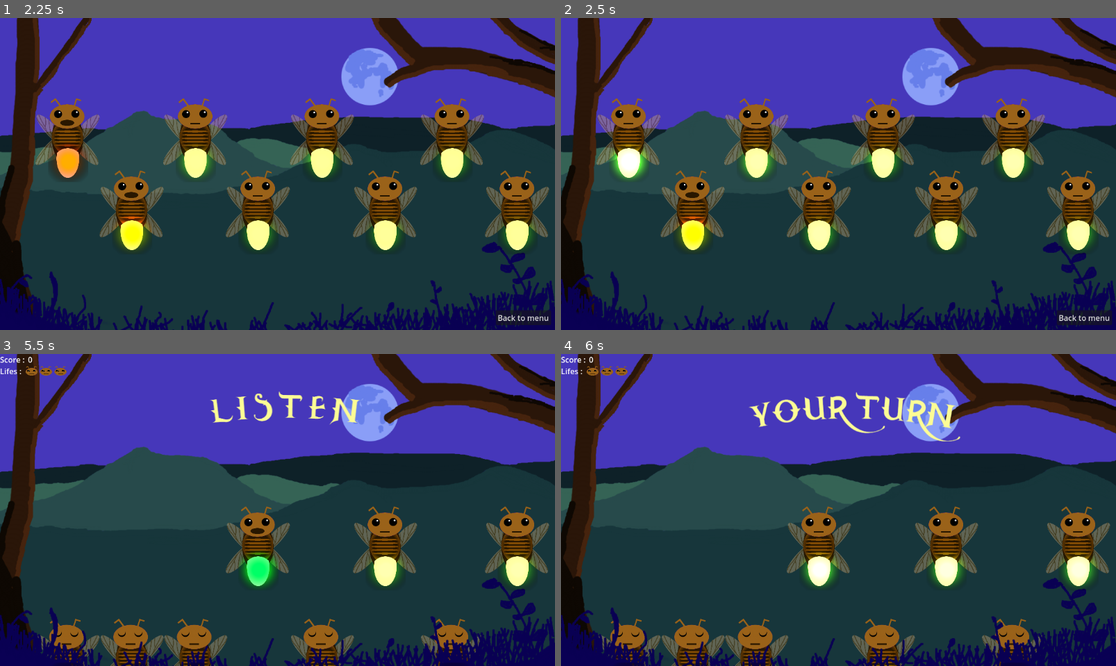
Above: before the commit, frames 1-4 (two rows, left to right).
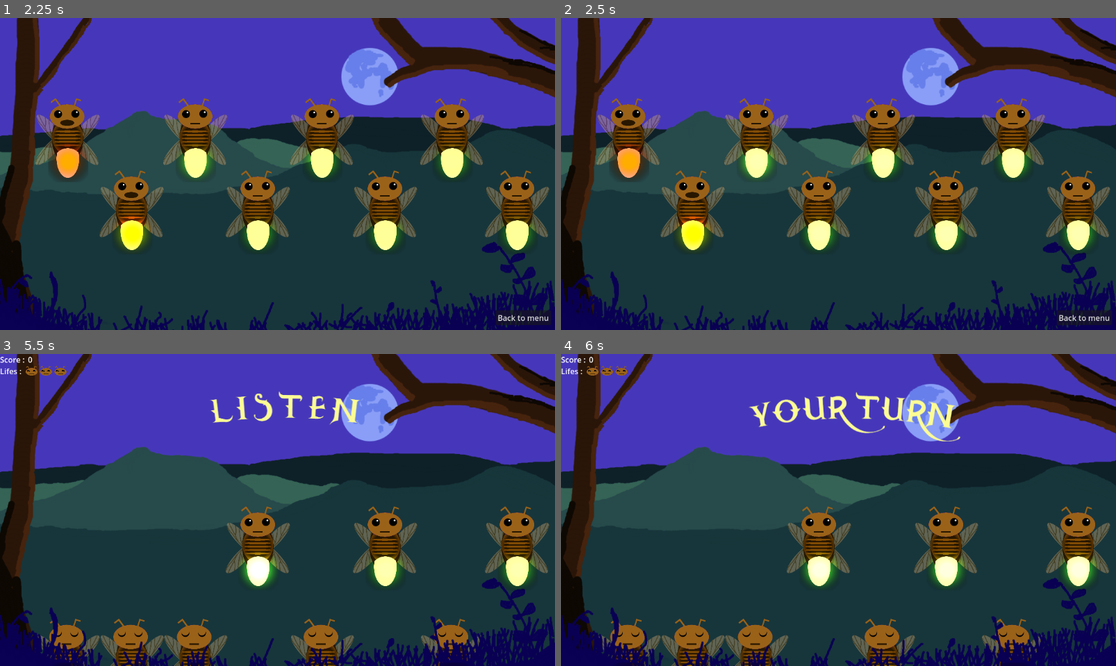
Above: after the commit, the same moments.

Repository: Kaijiro/ld56
Game: Godot game, scene res://scenes/menu.tscn
The game is run twice, just before and just after one commit, with the same random seed, the same clock (stepped at 60 frames per second) and the same inputs. Sound files missing from this copy of the repository are replaced by a short silence.
Inputs (mouse positions are in pixels of both pictures, inside the frame that each line leads up to):
- Up to frame 1 (2.25 s): click "Creative mode" at 0.5 s; move the mouse to (66, 180) at 1.27 s; click (66, 180) at 1.35 s; move the mouse to (133, 214) at 2.02 s; click (133, 214) at 2.1 s
- Up to frame 2 (2.5 s): no input
- Up to frame 3 (5.5 s): click "Back to menu" at 2.75 s; click "Classic mode" at 3.5 s; move the mouse to (66, 662) at 4.27 s; click (66, 662) at 4.35 s; move the mouse to (133, 662) at 5.02 s; click (133, 662) at 5.1 s
- Up to frame 4 (6 s): move the mouse to (755, 662) at 5.77 s; click (755, 662) at 5.85 s

Frame 1 is identical in both runs. In frame 2, 0.8% of the frame differs, in the area x 8-16%, y 25-53%; in frame 3, 0.6%; in frame 4, less than 0.1%.

Commit message:
Change sounds pitch and resort them

Diff:
--- a/scenes/creative.tscn
+++ b/scenes/creative.tscn
@@ -32,6 +32,7 @@
 singing_light = Color(0.490196, 0.113725, 0, 1)
 id = 1
 note = ExtResource("4_d3api")
+note_pitch = 0.85
 
 [node name="Firefly2" parent="." instance=ExtResource("3_kdrq5")]
 position = Vector2(180, 561)
@@ -39,6 +40,7 @@
 singing_light = Color(1, 0.583333, 0, 1)
 id = 2
 note = ExtResource("5_4i72a")
+note_pitch = 0.925
 awake_height = 300
 
 [node name="Firefly3" parent="." instance=ExtResource("3_kdrq5")]
@@ -54,6 +56,7 @@
 singing_light = Color(0, 1, 0.0666666, 1)
 id = 4
 note = ExtResource("7_vpkix")
+note_pitch = 1.333
 awake_height = 300
 
 [node name="Firefly5" parent="." instance=ExtResource("3_kdrq5")]
@@ -61,14 +64,16 @@
 scale = Vector2(0.69, 0.69)
 singing_light = Color(0.0261, 0.574635, 0.87, 1)
 id = 5
-note = ExtResource("8_1f2fb")
+note = ExtResource("9_utsai")
+note_pitch = 1.4
 
 [node name="Firefly6" parent="." instance=ExtResource("3_kdrq5")]
 position = Vector2(706, 561)
 scale = Vector2(0.69, 0.69)
 singing_light = Color(0.00937953, 0.168305, 1, 1)
 id = 6
-note = ExtResource("9_utsai")
+note = ExtResource("10_whf1r")
+note_pitch = 1.3
 awake_height = 300
 
 [node name="Firefly7" parent="." instance=ExtResource("3_kdrq5")]
@@ -76,7 +81,8 @@
 scale = Vector2(0.69, 0.69)
 singing_light = Color(0.28945, 0.145349, 0.840661, 1)
 id = 7
-note = ExtResource("10_whf1r")
+note = ExtResource("8_1f2fb")
+note_pitch = 1.4
 
 [node name="Firefly8" parent="." instance=ExtResource("3_kdrq5")]
 position = Vector2(980, 561)
@@ -84,6 +90,7 @@
 singing_light = Color(0.466226, 0.0172693, 0.503273, 1)
 id = 8
 note = ExtResource("11_n0rrx")
+note_pitch = 1.5
 awake_height = 300
 
 [node name="Foreground" type="Sprite2D" parent="."]
--- a/scenes/ld_56.tscn
+++ b/scenes/ld_56.tscn
@@ -32,6 +32,7 @@
 singing_light = Color(0.490196, 0.113725, 0, 1)
 id = 1
 note = ExtResource("8_526nx")
+note_pitch = 0.85
 
 [node name="Firefly2" parent="." instance=ExtResource("1_84c6k")]
 position = Vector2(180, 561)
@@ -39,6 +40,7 @@
 singing_light = Color(1, 0.583333, 0, 1)
 id = 2
 note = ExtResource("5_0a1n4")
+note_pitch = 0.925
 awake_height = 300
 
 [node name="Firefly3" parent="." instance=ExtResource("1_84c6k")]
@@ -54,6 +56,7 @@
 singing_light = Color(0, 1, 0.0666666, 1)
 id = 4
 note = ExtResource("4_rlsal")
+note_pitch = 1.333
 awake_height = 300
 
 [node name="Firefly5" parent="." instance=ExtResource("1_84c6k")]
@@ -61,14 +64,16 @@
 scale = Vector2(0.69, 0.69)
 singing_light = Color(0.0261, 0.574635, 0.87, 1)
 id = 5
-note = ExtResource("10_1vffv")
+note = ExtResource("9_8woft")
+note_pitch = 1.4
 
 [node name="Firefly6" parent="." instance=ExtResource("1_84c6k")]
 position = Vector2(706, 561)
 scale = Vector2(0.69, 0.69)
 singing_light = Color(0.00937953, 0.168305, 1, 1)
 id = 6
-note = ExtResource("9_8woft")
+note = ExtResource("6_q73oy")
+note_pitch = 1.3
 awake_height = 300
 
 [node name="Firefly7" parent="." instance=ExtResource("1_84c6k")]
@@ -76,7 +81,8 @@
 scale = Vector2(0.69, 0.69)
 singing_light = Color(0.28945, 0.145349, 0.840661, 1)
 id = 7
-note = ExtResource("6_q73oy")
+note = ExtResource("10_1vffv")
+note_pitch = 1.4
 
 [node name="Firefly8" parent="." instance=ExtResource("1_84c6k")]
 position = Vector2(980, 561)
--- a/scripts/firefly.gd
+++ b/scripts/firefly.gd
@@ -24,6 +24,7 @@
 
 # Sound
 @export var note: AudioStreamMP3
+@export_range(0.01, 4) var note_pitch: float = 1.0
 @onready var audio_stream_player: AudioStreamPlayer = $AudioStreamPlayer
 
 # Interactable
@@ -47,7 +48,8 @@
 
 # Called when the node enters the scene tree for the first time.
 func _ready() -> void:
-    self.audio_stream_player.stream = note
+    self.audio_stream_player.stream = self.note
+    self.audio_stream_player.pitch_scale = self.note_pitch
 
     GameSignals.PlayerEnteredRightSequence.connect(self.right)
     GameSignals.PlayerEnteredWrongSequence.connect(self.wrong)
Not shown: 1 places in scenes/creative.tscn that only renumber resources
Not shown: 1 places in scenes/firefly.tscn that only renumber resources
Not shown: 1 places in scenes/ld_56.tscn that only renumber resources
